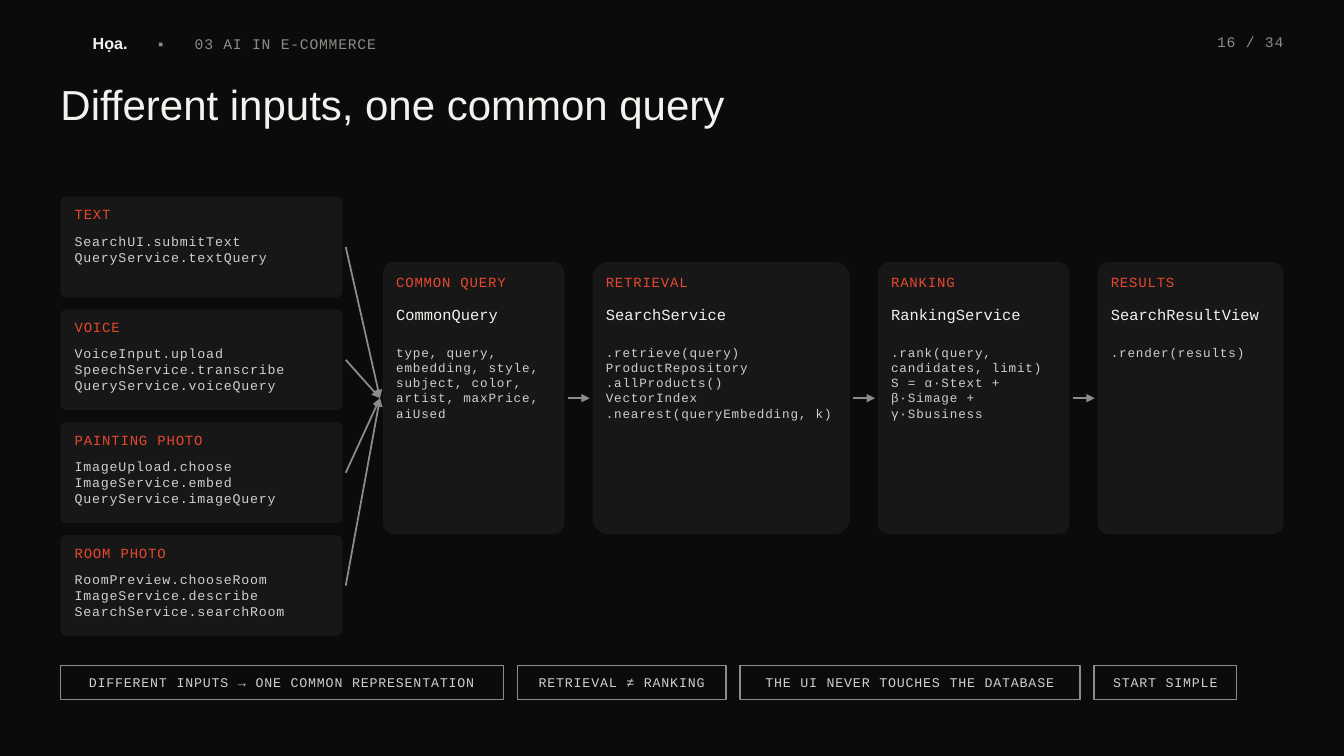
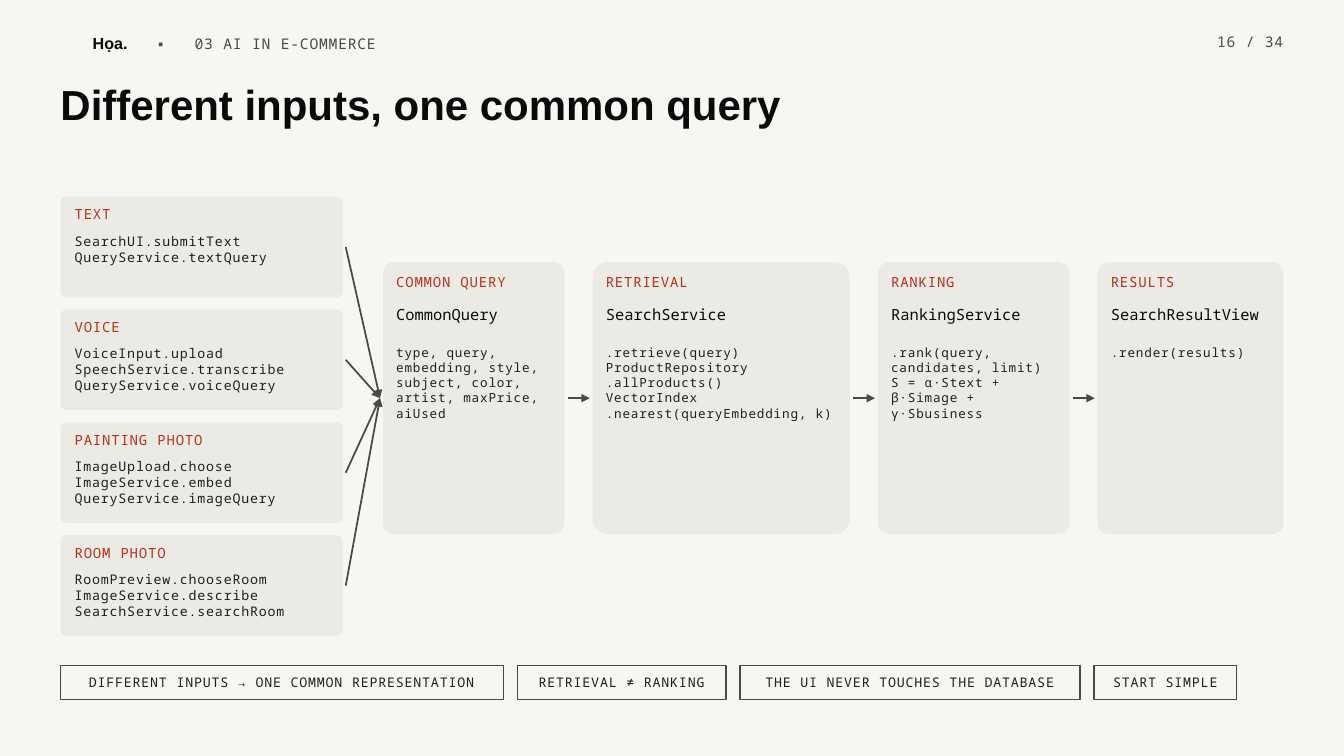
Before and after one commit to scalliontor/Hoa, a slide deck: slide 16 of slides/thuyettrinh_Hoa.pptx. Drawn at 1344x756 pixels with LibreOffice and Linux fonts; fonts in the diff are those of the drawing; background and template pictures are left out. Boxes give left, top, right and bottom in pixels: in the first picture for what was removed or moved away, otherwise in the second. Text is boxed around its words. In the diff, an @@ line names an element or a change of style, - is before the commit and + after.

```diff
--- a/slides/thuyettrinh_Hoa.pptx
+++ b/slides/thuyettrinh_Hoa.pptx
@@ background #0B0B0B to #F7F6F2 @@
@@ text "Họa. ▪ 03 AI IN ..." at [93, 38, 376, 52]: font Courier New to Noto Sans Mono, text colour #8C8C88 to #4A4A44 in "▪ 03 AI IN E-COMMERCE"; text colour #F2F2EE to #0A0A0A in "Họa." @@
@@ text "16 / 34" at [1217, 36, 1283, 47]: font Courier New to Noto Sans Mono, text colour #8C8C88 to #4A4A44 @@
@@ text "Different inputs, one common query" at [60, 89, 780, 129]: text colour #F2F2EE to #0A0A0A, bold on @@
@@ arrow (346, 247) - (380, 398): stroke #8C8C88 1.25 pt to #4A4A44 1.25 pt @@
@@ fill #171717 to #ECEAE4 in 8 elements at [60, 197, 343, 297], [60, 310, 343, 410], [60, 422, 343, 523], [60, 535, 343, 636], [383, 262, 565, 534], [593, 262, 850, 534], [878, 262, 1070, 534], [1098, 262, 1284, 534] @@
@@ font Courier New to Noto Sans Mono, text colour #E5482E to #B5331A in 8 elements at [75, 209, 111, 219], [75, 322, 120, 332], [75, 435, 202, 445], [75, 548, 166, 558], [396, 277, 505, 290], [606, 277, 688, 287], [891, 277, 955, 287], [1111, 277, 1175, 287] @@
@@ font Courier New to Noto Sans Mono, text colour #F2F2EE to #0A0A0A in 4 elements at [396, 309, 498, 324], [606, 308, 726, 320], [891, 308, 1021, 324], [1111, 308, 1259, 320] @@
@@ arrow (346, 360) - (380, 398): stroke #8C8C88 1.25 pt to #4A4A44 1.25 pt @@
@@ arrow (346, 473) - (380, 398): stroke #8C8C88 1.25 pt to #4A4A44 1.25 pt @@
@@ arrow (346, 586) - (380, 398): stroke #8C8C88 1.25 pt to #4A4A44 1.25 pt @@
@@ arrow (568, 398) - (590, 398): stroke #8C8C88 1.25 pt to #4A4A44 1.25 pt @@
@@ arrow (853, 398) - (875, 398): stroke #8C8C88 1.25 pt to #4A4A44 1.25 pt @@
@@ arrow (1073, 398) - (1095, 398): stroke #8C8C88 1.25 pt to #4A4A44 1.25 pt @@
@@ outline #8C8C88 1 pt to #4A4A44 1 pt in 4 elements at [517, 665, 726, 700], [740, 665, 1080, 700], [1094, 665, 1237, 700], [60, 665, 503, 700] @@
@@ font Courier New to Noto Sans Mono, text colour #CFCFCB to #1F1F1C in 12 elements at [75, 236, 267, 266], [75, 348, 285, 394], [75, 461, 276, 507], [75, 574, 285, 616], [396, 348, 539, 418], [606, 347, 832, 421], [891, 347, 1042, 421], [1111, 347, 1245, 359], [89, 677, 474, 687], [539, 677, 705, 687], [765, 677, 1054, 687], [1113, 677, 1218, 687] @@
```
Also in this commit, not shown: 33 other slides changed, 4 other files.
